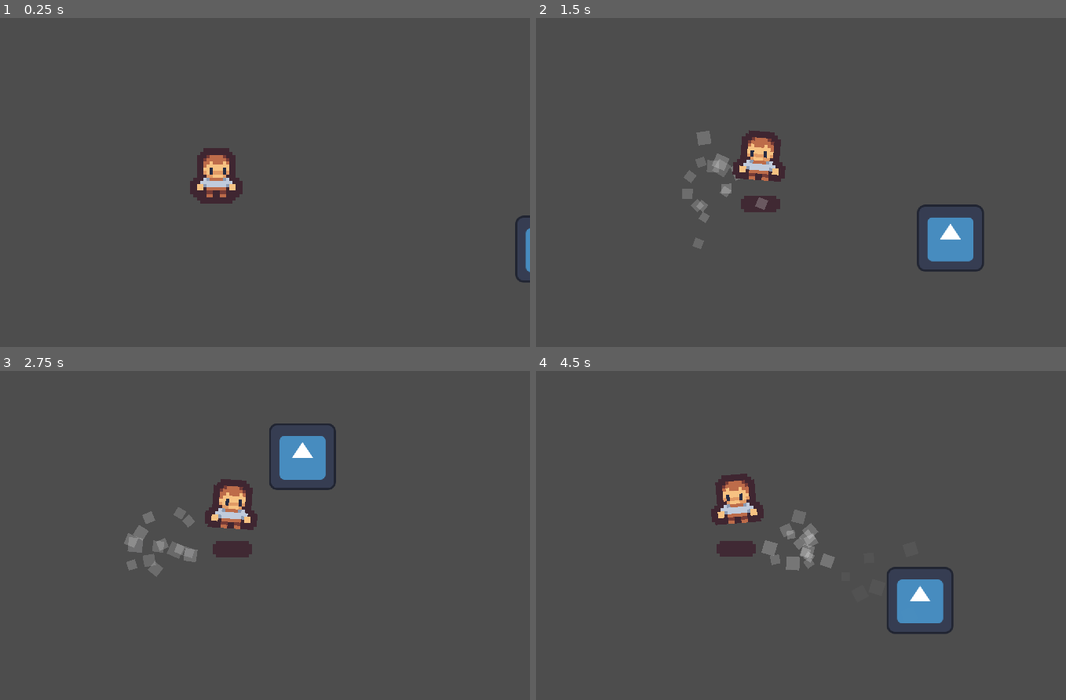
Above: before the commit, frames 1-4 (two rows, left to right).
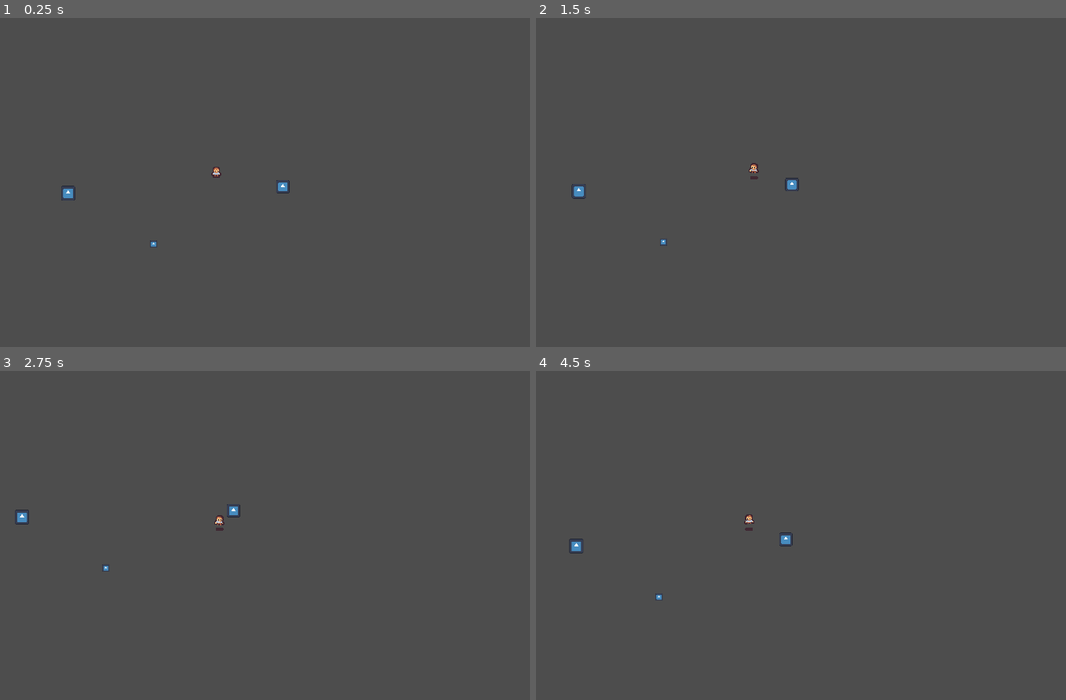
Above: after the commit, the same moments.

Repository: tswic-highdesert/eclipsejam
Game: Godot game, scene res://Levels/dungeon_level.tscn
Same seed, same stepped clock (60 frames per second), same inputs: the game is played once before the commit and once after it. The engine's default icon, where the game draws it, is replaced by a stand-in: a white triangle on a blue panel in a dark square.
Inputs (mouse positions are in pixels of both pictures, inside the frame that each line leads up to):
- Up to frame 1 (0.25 s): no input
- Up to frame 2 (1.5 s): tap Enter at 0.5 s; move the mouse to (891, 152) at 0.52 s; hold Right (ui_right) 0.53-1.28 s; move the mouse to (626, 189) at 1.27 s; hold Down (ui_down) from 1.28 s (still down)
- Up to frame 3 (2.75 s): move the mouse to (280, 446) at 2.02 s; release Down (ui_down) at 2.03 s; hold Right (ui_right) from 2.03 s (still down)
- Up to frame 4 (4.5 s): move the mouse to (721, 594) at 2.77 s; release Right (ui_right) at 2.78 s; hold Up (ui_up) 2.78-3.53 s; move the mouse to (938, 578) at 3.52 s; hold Left (ui_left) from 3.53 s (still down); move the mouse to (562, 472) at 4.27 s

The runs differ from the first frame. In frame 1, 1.7% of the frame differs, in the area x 11-100%, y 39-81%; in frame 2, 3.9%; in frame 3, 4.0%; in frame 4, 4.0%, in the area x 6-79%, y 31-80%.

Commit message:
Particles and bullets

Diff:
--- a/eclipseJam/Effects/particles.tscn
+++ b/eclipseJam/Effects/dust.tscn
@@ -47,10 +47,10 @@
 lifetime = 1.5
 one_shot = true
 explosiveness = 1.0
-script = ExtResource("1_pamfx")
+script = ExtResource("1_dg7ok")
 
 [node name="Timer" type="Timer" parent="."]
-wait_time = 2.1
+wait_time = 3.0
 one_shot = true
 autostart = true
 
--- /dev/null
+++ b/eclipseJam/Effects/trail.gd
@@ -0,0 +1,11 @@
+extends Node2D
+
+
+# Called when the node enters the scene tree for the first time.
+func _ready():
+	self.emitting = true
+
+
+# Called every frame. 'delta' is the elapsed time since the previous frame.
+func _process(_delta):
+	pass
--- /dev/null
+++ b/eclipseJam/Effects/trail.tscn
@@ -0,0 +1,20 @@
+[gd_scene load_steps=3 format=3 uid="uid://qd8j81jghy5l"]
+
+[ext_resource type="Script" path="res://Effects/particles.gd" id="1_mdxpp"]
+
+[sub_resource type="ParticleProcessMaterial" id="ParticleProcessMaterial_gigvh"]
+particle_flag_disable_z = true
+gravity = Vector3(0, 0, 0)
+
+[node name="GPUParticles2D" type="GPUParticles2D"]
+amount = 15
+process_material = SubResource("ParticleProcessMaterial_gigvh")
+lifetime = 1.5
+script = ExtResource("1_mdxpp")
+
+[node name="Timer" type="Timer" parent="."]
+wait_time = 3.0
+one_shot = true
+autostart = true
+
+[connection signal="timeout" from="Timer" to="." method="_on_timer_timeout"]
--- a/eclipseJam/Levels/dungeon_level.tscn
+++ b/eclipseJam/Levels/dungeon_level.tscn
@@ -470,13 +470,15 @@
 
 [node name="Player" parent="." instance=ExtResource("1_nv7fc")]
 position = Vector2(508, 127)
+speed = 1
+friction = 0.02
 
 [node name="RemoteTransform2D" parent="Player" index="4"]
 remote_path = NodePath("../../Camera2D")
 
 [node name="Camera2D" type="Camera2D" parent="."]
 position = Vector2(508, 127)
-zoom = Vector2(10, 10)
+zoom = Vector2(2, 2)
 position_smoothing_enabled = true
 position_smoothing_speed = 10.0
 
--- a/eclipseJam/Player/player_controller.gd
+++ b/eclipseJam/Player/player_controller.gd
@@ -1,6 +1,6 @@
 extends CharacterBody2D
 
-const DUST = preload("res://Effects/particles.tscn")
+#const DUST = preload("res://Effects/dust.tscn")
 
 var playerStats = Global.PlayerStats
 
@@ -51,5 +51,5 @@
 
 
 func spawn_ground_effects():
-	Global.instance_scene_on_main(DUST, $GroundMarker.global_position)
+	#Global.instance_scene_on_main(DUST, $GroundMarker.global_position)
 	SoundFX.play("grass_step")
--- a/eclipseJam/Projectiles/ParentBullet.gd
+++ b/eclipseJam/Projectiles/ParentBullet.gd
@@ -1 +1,17 @@
-extends RigidBody2D
+extends Area2D
+
+@export var damage = 1
+
+@export var direction : Vector2 = Vector2.UP
+@export var speed : float = 50.0
+
+@onready var timer = $Timer
+
+func _process(delta):
+	position += (direction * speed) * delta
+
+func _on_body_entered(body):
+	pass # Replace with function body.
+
+func _on_timer_timeout():
+	queue_free()
--- a/eclipseJam/Projectiles/ParentBullet.tscn
+++ b/eclipseJam/Projectiles/ParentBullet.tscn
@@ -1,12 +1,14 @@
-[gd_scene load_steps=4 format=3 uid="uid://l5w2hprwcy5s"]
+[gd_scene load_steps=6 format=3 uid="uid://l5w2hprwcy5s"]
 
 [ext_resource type="Script" path="res://Projectiles/ParentBullet.gd" id="1_aunx3"]
 [ext_resource type="Texture2D" uid="uid://cr1wdo23n7qcc" path="res://icon.svg" id="1_ywa01"]
+[ext_resource type="PackedScene" uid="uid://qd8j81jghy5l" path="res://Effects/trail.tscn" id="3_rr4sb"]
+[ext_resource type="Script" path="res://Effects/trail.gd" id="4_ob67l"]
 
 [sub_resource type="RectangleShape2D" id="RectangleShape2D_ivvwr"]
 
-[node name="ParentBullet" type="RigidBody2D"]
-gravity_scale = 0.0
+[node name="ParentBullet" type="Area2D"]
+scale = Vector2(0.175, 0.175)
 script = ExtResource("1_aunx3")
 
 [node name="CollisionShape2D" type="CollisionShape2D" parent="."]
@@ -15,3 +17,12 @@
 [node name="Sprite2D" type="Sprite2D" parent="."]
 scale = Vector2(0.185, 0.185)
 texture = ExtResource("1_ywa01")
+
+[node name="GPUParticles2D" parent="." instance=ExtResource("3_rr4sb")]
+script = ExtResource("4_ob67l")
+
+[node name="Timer" type="Timer" parent="."]
+wait_time = 15.0
+
+[connection signal="body_entered" from="." to="." method="_on_body_entered"]
+[connection signal="timeout" from="Timer" to="." method="_on_timer_timeout"]
Not shown: 1 places in eclipseJam/Effects/dust.tscn that only renumber resources
